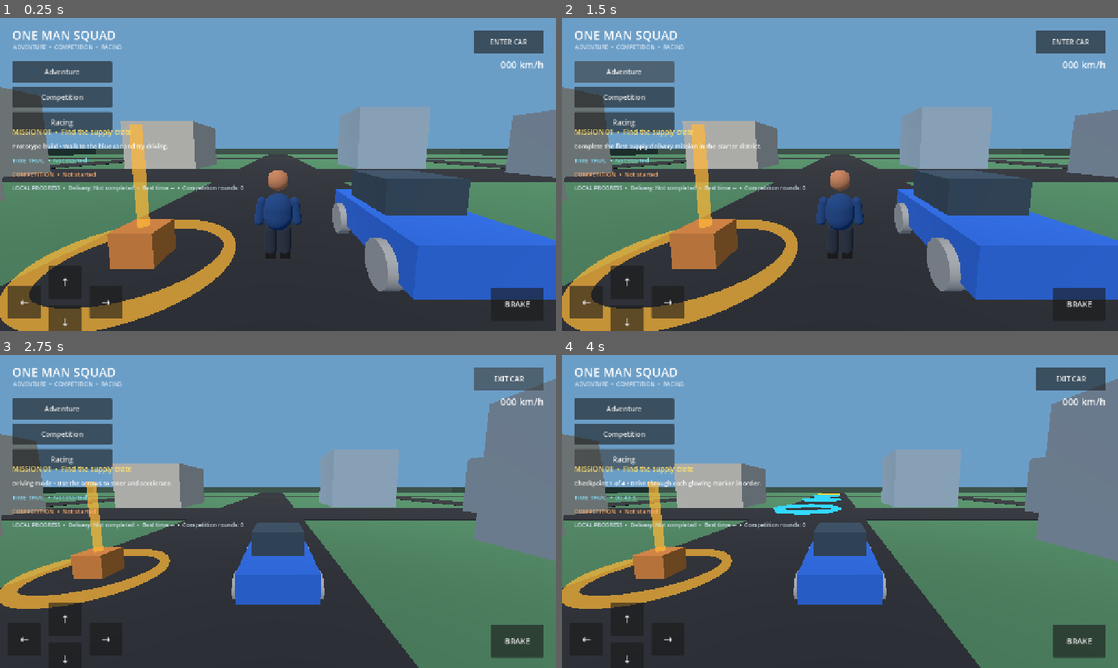
Above: before the commit, frames 1-4 (two rows, left to right).
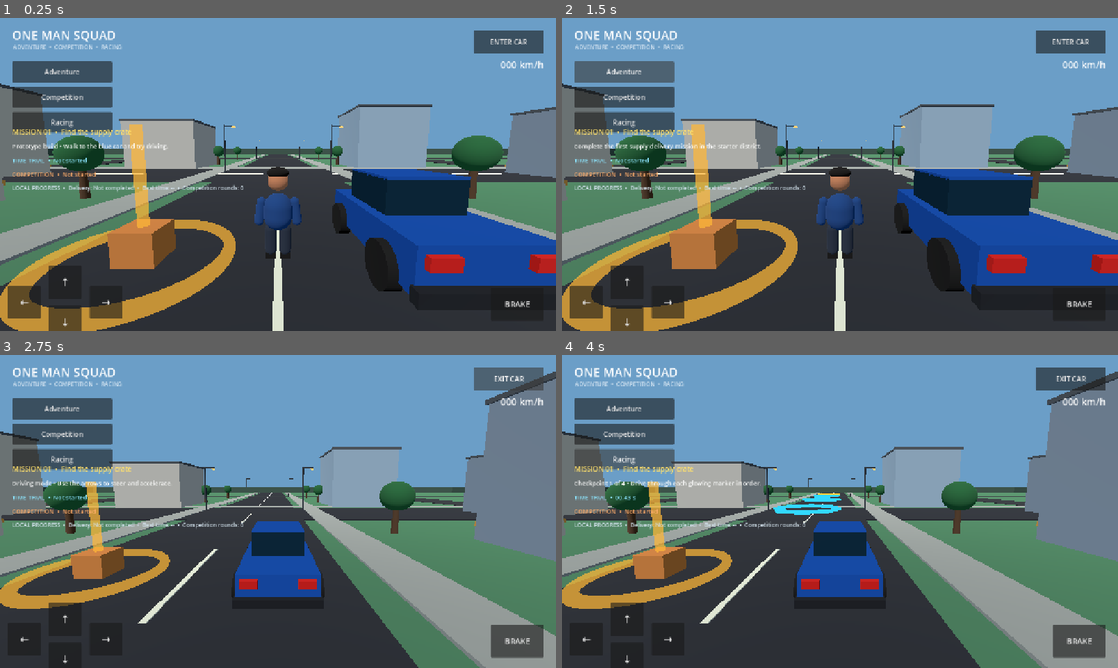
Above: after the commit, the same moments.

Repository: newgenerationnetwork617-ops/one-man-squad
Game: Godot game, scene res://scenes/main.tscn
Same seed, same stepped clock (60 frames per second), same inputs: the game is played once before the commit and once after it.
Inputs:
- Up to frame 1 (0.25 s): no input
- Up to frame 2 (1.5 s): click "Adventure" at 0.5 s; click "Adventure" at 1.25 s
- Up to frame 3 (2.75 s): click "ENTER CAR" at 2 s
- Up to frame 4 (4 s): click "Competition" at 2.75 s; click "Racing" at 3.5 s

The runs differ from the first frame. In frame 1, 18% of the frame differs, in the area x 0-100%, y 20-100%; in frame 2, 18%; in frame 3, 14%; in frame 4, 14%.

Commit message:
Expand character, vehicle, and starter district visuals
Add lightweight character and vehicle animation, improve vehicle detailing, enrich the starter district, and extend gameplay checks.

Diff:
--- a/scenes/player.tscn
+++ b/scenes/player.tscn
@@ -1,7 +1,5 @@
-[gd_scene load_steps=12 format=3]
-
+[gd_scene load_steps=16 format=3]
 [ext_resource type="Script" path="res://scripts/player_controller.gd" id="1"]
-
 [sub_resource type="CapsuleShape3D" id="CapsuleShape_player"]
 radius = 0.34
 height = 1.75
@@ -27,7 +25,16 @@
 height = 0.72
 [sub_resource type="BoxMesh" id="Foot"]
 size = Vector3(0.24, 0.13, 0.36)
-
+[sub_resource type="StandardMaterial3D" id="HairMaterial"]
+albedo_color = Color(0.045, 0.035, 0.03, 1)
+[sub_resource type="SphereMesh" id="HairMesh"]
+radius = 0.245
+height = 0.49
+[sub_resource type="StandardMaterial3D" id="EyeMaterial"]
+albedo_color = Color(0.025, 0.02, 0.018, 1)
+[sub_resource type="SphereMesh" id="EyeMesh"]
+radius = 0.035
+height = 0.07
 [node name="Player" type="CharacterBody3D"]
 script = ExtResource("1")
 floor_snap_length = 0.3
@@ -42,6 +49,19 @@
 position = Vector3(0, 1.82, 0)
 mesh = SubResource("Head")
 surface_material_override/0 = SubResource("Skin")
+[node name="Hair" type="MeshInstance3D" parent="."]
+position = Vector3(0, 1.99, 0.015)
+scale = Vector3(1.0, 0.48, 1.0)
+mesh = SubResource("HairMesh")
+surface_material_override/0 = SubResource("HairMaterial")
+[node name="LeftEye" type="MeshInstance3D" parent="."]
+position = Vector3(-0.075, 1.85, -0.205)
+mesh = SubResource("EyeMesh")
+surface_material_override/0 = SubResource("EyeMaterial")
+[node name="RightEye" type="MeshInstance3D" parent="."]
+position = Vector3(0.075, 1.85, -0.205)
+mesh = SubResource("EyeMesh")
+surface_material_override/0 = SubResource("EyeMaterial")
 [node name="LeftArm" type="MeshInstance3D" parent="."]
 position = Vector3(-0.39, 1.13, 0)
 rotation = Vector3(0, 0, -0.12)
--- a/scenes/starter_car.tscn
+++ b/scenes/starter_car.tscn
@@ -1,69 +1,109 @@
-[gd_scene load_steps=8 format=3]
-
+[gd_scene load_steps=15 format=3]
 [ext_resource type="Script" path="res://scripts/vehicle_controller.gd" id="1"]
-
 [sub_resource type="BoxShape3D" id="BoxShape_vehicle"]
 size = Vector3(2.0, 0.9, 3.8)
-
 [sub_resource type="BoxMesh" id="BoxMesh_body"]
 size = Vector3(2.0, 0.75, 3.8)
-
 [sub_resource type="BoxMesh" id="BoxMesh_cabin"]
 size = Vector3(1.55, 0.8, 1.8)
-
 [sub_resource type="CylinderMesh" id="CylinderMesh_wheel"]
 top_radius = 0.42
 bottom_radius = 0.42
 height = 0.28
-radial_segments = 12
-
+radial_segments = 16
 [sub_resource type="StandardMaterial3D" id="Material_body"]
 albedo_color = Color(0.12, 0.34, 0.72, 1)
-
+metallic = 0.42
+roughness = 0.34
 [sub_resource type="StandardMaterial3D" id="Material_glass"]
-albedo_color = Color(0.16, 0.23, 0.29, 1)
-
+albedo_color = Color(0.07, 0.16, 0.22, 1)
+metallic = 0.18
+roughness = 0.22
+[sub_resource type="StandardMaterial3D" id="Material_tire"]
+albedo_color = Color(0.025, 0.028, 0.032, 1)
+roughness = 0.92
+[sub_resource type="StandardMaterial3D" id="Material_trim"]
+albedo_color = Color(0.12, 0.13, 0.15, 1)
+metallic = 0.5
+[sub_resource type="StandardMaterial3D" id="Material_headlight"]
+albedo_color = Color(0.95, 0.91, 0.72, 1)
+[sub_resource type="StandardMaterial3D" id="Material_taillight"]
+albedo_color = Color(0.72, 0.055, 0.035, 1)
+[sub_resource type="BoxMesh" id="BoxMesh_bumper"]
+size = Vector3(2.08, 0.22, 0.18)
+[sub_resource type="BoxMesh" id="BoxMesh_trim"]
+size = Vector3(0.9, 0.2, 0.08)
+[sub_resource type="BoxMesh" id="BoxMesh_lamp"]
+size = Vector3(0.42, 0.2, 0.12)
 [node name="StarterCar" type="CharacterBody3D"]
 script = ExtResource("1")
 floor_snap_length = 0.3
-
 [node name="CollisionShape3D" type="CollisionShape3D" parent="."]
 position = Vector3(0, 0.7, 0)
 shape = SubResource("BoxShape_vehicle")
-
 [node name="Body" type="MeshInstance3D" parent="."]
 position = Vector3(0, 0.72, 0)
 mesh = SubResource("BoxMesh_body")
 surface_material_override/0 = SubResource("Material_body")
-
 [node name="Cabin" type="MeshInstance3D" parent="."]
 position = Vector3(0, 1.38, -0.25)
 mesh = SubResource("BoxMesh_cabin")
 surface_material_override/0 = SubResource("Material_glass")
-
+[node name="Roof" type="MeshInstance3D" parent="."]
+position = Vector3(0, 1.79, -0.25)
+mesh = SubResource("BoxMesh_cabin")
+scale = Vector3(1.0, 0.08, 1.0)
+surface_material_override/0 = SubResource("Material_body")
+[node name="FrontBumper" type="MeshInstance3D" parent="."]
+position = Vector3(0, 0.43, -1.96)
+mesh = SubResource("BoxMesh_bumper")
+surface_material_override/0 = SubResource("Material_trim")
+[node name="RearBumper" type="MeshInstance3D" parent="."]
+position = Vector3(0, 0.43, 1.96)
+mesh = SubResource("BoxMesh_bumper")
+surface_material_override/0 = SubResource("Material_trim")
+[node name="FrontGrille" type="MeshInstance3D" parent="."]
+position = Vector3(0, 0.75, -1.94)
+mesh = SubResource("BoxMesh_trim")
+surface_material_override/0 = SubResource("Material_trim")
+[node name="HeadlightLeft" type="MeshInstance3D" parent="."]
+position = Vector3(-0.68, 0.88, -1.94)
+mesh = SubResource("BoxMesh_lamp")
+surface_material_override/0 = SubResource("Material_headlight")
+[node name="HeadlightRight" type="MeshInstance3D" parent="."]
+position = Vector3(0.68, 0.88, -1.94)
+mesh = SubResource("BoxMesh_lamp")
+surface_material_override/0 = SubResource("Material_headlight")
+[node name="TaillightLeft" type="MeshInstance3D" parent="."]
+position = Vector3(-0.68, 0.88, 1.94)
+mesh = SubResource("BoxMesh_lamp")
+surface_material_override/0 = SubResource("Material_taillight")
+[node name="TaillightRight" type="MeshInstance3D" parent="."]
+position = Vector3(0.68, 0.88, 1.94)
+mesh = SubResource("BoxMesh_lamp")
+surface_material_override/0 = SubResource("Material_taillight")
 [node name="WheelFrontLeft" type="MeshInstance3D" parent="."]
 position = Vector3(-1.02, 0.42, -1.15)
 rotation = Vector3(0, 0, 1.5708)
 mesh = SubResource("CylinderMesh_wheel")
-
+surface_material_override/0 = SubResource("Material_tire")
 [node name="WheelFrontRight" type="MeshInstance3D" parent="."]
 position = Vector3(1.02, 0.42, -1.15)
 rotation = Vector3(0, 0, 1.5708)
 mesh = SubResource("CylinderMesh_wheel")
-
+surface_material_override/0 = SubResource("Material_tire")
 [node name="WheelRearLeft" type="MeshInstance3D" parent="."]
 position = Vector3(-1.02, 0.42, 1.15)
 rotation = Vector3(0, 0, 1.5708)
 mesh = SubResource("CylinderMesh_wheel")
-
+surface_material_override/0 = SubResource("Material_tire")
 [node name="WheelRearRight" type="MeshInstance3D" parent="."]
 position = Vector3(1.02, 0.42, 1.15)
 rotation = Vector3(0, 0, 1.5708)
 mesh = SubResource("CylinderMesh_wheel")
-
+surface_material_override/0 = SubResource("Material_tire")
 [node name="CameraPivot" type="Node3D" parent="."]
 position = Vector3(0, 2.0, 0)
-
 [node name="Camera3D" type="Camera3D" parent="CameraPivot"]
 position = Vector3(0, 1.1, 6.4)
 rotation = Vector3(-0.12, 0, 0)
--- a/scripts/main.gd
+++ b/scripts/main.gd
@@ -133,6 +133,89 @@
 		var height := building_positions[index].y * 2.0
 		_add_box(self, "DistrictBuilding_%02d" % index, building_positions[index],
 			Vector3(9, height, 9), building_colors[index % building_colors.size()], true)
+	_build_street_details()
+
+func _add_tree(tree_position: Vector3, scale_factor: float = 1.0) -> void:
+	var trunk := MeshInstance3D.new()
+	var trunk_mesh := CylinderMesh.new()
+	trunk_mesh.top_radius = 0.16 * scale_factor
+	trunk_mesh.bottom_radius = 0.24 * scale_factor
+	trunk_mesh.height = 2.2 * scale_factor
+	trunk.mesh = trunk_mesh
+	trunk.material_override = _material(Color(0.28, 0.19, 0.12))
+	trunk.position = tree_position + Vector3(0, 1.1 * scale_factor, 0)
+	add_child(trunk)
+
+	var canopy := MeshInstance3D.new()
+	var canopy_mesh := SphereMesh.new()
+	canopy_mesh.radius = 1.05 * scale_factor
+	canopy_mesh.height = 2.0 * scale_factor
+	canopy.mesh = canopy_mesh
+	canopy.material_override = _material(Color(0.12, 0.34, 0.18))
+	canopy.position = tree_position + Vector3(0, 2.55 * scale_factor, 0)
+	add_child(canopy)
+
+func _add_streetlight(light_position: Vector3) -> void:
+	var pole := MeshInstance3D.new()
+	var pole_mesh := CylinderMesh.new()
+	pole_mesh.top_radius = 0.07
+	pole_mesh.bottom_radius = 0.1
+	pole_mesh.height = 5.2
+	pole.mesh = pole_mesh
+	pole.material_override = _material(Color(0.16, 0.18, 0.2))
+	pole.position = light_position + Vector3(0, 2.6, 0)
+	add_child(pole)
+	_add_box(self, "StreetlightArm", light_position + Vector3(0.55, 5.05, 0), Vector3(1.15, 0.09, 0.09), Color(0.16, 0.18, 0.2))
+	var lamp := MeshInstance3D.new()
+	var lamp_mesh := SphereMesh.new()
+	lamp_mesh.radius = 0.19
+	lamp_mesh.height = 0.22
+	lamp.mesh = lamp_mesh
+	var lamp_material := _material(Color(1.0, 0.83, 0.48))
+	lamp_material.shading_mode = BaseMaterial3D.SHADING_MODE_UNSHADED
+	lamp.material_override = lamp_material
+	lamp.position = light_position + Vector3(1.02, 4.92, 0)
+	add_child(lamp)
+
+func _build_street_details() -> void:
+	var road_paint := Color(0.82, 0.82, 0.72)
+	var curb_color := Color(0.48, 0.5, 0.48)
+	# Painted centre dashes and road-edge lines.
+	for z in range(-88, 89, 12):
+		_add_box(self, "MainRoadDash", Vector3(0, 0.055, float(z)), Vector3(0.16, 0.025, 5.0), road_paint)
+		_add_box(self, "CrossRoadDash", Vector3(float(z), 0.055, -8), Vector3(5.0, 0.025, 0.16), road_paint)
+	for z in [-88.0, 88.0]:
+		_add_box(self, "MainRoadEdge", Vector3(-4.55, 0.055, z), Vector3(0.12, 0.025, 18.0), curb_color)
+		_add_box(self, "MainRoadEdge", Vector3(4.55, 0.055, z), Vector3(0.12, 0.025, 18.0), curb_color)
+	# Low-cost sidewalks and landscaped verges around the starter blocks.
+	for side in [-1.0, 1.0]:
+		_add_box(self, "MainSidewalk", Vector3(side * 7.0, 0.02, 0), Vector3(2.0, 0.12, 190.0), Color(0.52, 0.53, 0.5))
+		_add_box(self, "CrossSidewalk", Vector3(0, 0.02, -15.0), Vector3(190.0, 0.12, 2.0), Color(0.52, 0.53, 0.5))
+	# Facade windows, roof trims and storefront bands.
+	var facade_positions: Array[Vector3] = [
+		Vector3(-15, 3, -18), Vector3(15, 4, -19),
+		Vector3(-18, 2.5, 7), Vector3(18, 3.5, 8),
+		Vector3(-15, 3, 24), Vector3(15, 2.5, 25),
+		Vector3(-29, 4, -5), Vector3(29, 3, -5)
+	]
+	var glass := Color(0.12, 0.25, 0.34)
+	for index in range(facade_positions.size()):
+		var building_position: Vector3 = facade_positions[index]
+		var height := building_position.y * 2.0
+		for floor_index in range(maxi(1, int(height / 2.5))):
+			for window_index in range(2):
+				var window_x := building_position.x + (float(window_index) - 0.5) * 3.2
+				var window_y := 1.2 + float(floor_index) * 2.35
+				_add_box(self, "FacadeWindow", Vector3(window_x, window_y, building_position.z - 4.56), Vector3(1.25, 0.9, 0.08), glass)
+		_add_box(self, "RoofTrim", Vector3(building_position.x, height + 0.12, building_position.z), Vector3(9.25, 0.24, 9.25), Color(0.28, 0.3, 0.31))
+		_add_box(self, "StorefrontBand", Vector3(building_position.x, 0.85, building_position.z - 4.62), Vector3(8.8, 0.28, 0.12), Color(0.78, 0.55, 0.24))
+	# Trees and lights are placed away from the road lanes.
+	for z in [-38.0, -22.0, 2.0, 20.0, 38.0, 62.0]:
+		_add_tree(Vector3(-10.0, 0.0, z), 0.9)
+		_add_tree(Vector3(10.0, 0.0, z), 0.9)
+	for z in [-42.0, -10.0, 22.0, 54.0]:
+		_add_streetlight(Vector3(-5.8, 0.0, z))
+		_add_streetlight(Vector3(5.8, 0.0, z))
 
 func _spawn_player() -> void:
 	player = PLAYER_SCENE.instantiate() as CharacterBody3D
--- a/scripts/player_controller.gd
+++ b/scripts/player_controller.gd
@@ -1,5 +1,5 @@
 extends CharacterBody3D
-## Camera-relative mobile character controller. Camera drags are read before UI controls.
+## Camera-relative mobile character controller with lightweight procedural walk animation.
 @export var move_speed: float = 5.2
 @export var acceleration: float = 20.0
 @export var gravity: float = 18.0
@@ -7,6 +7,19 @@
 @export var min_look_angle: float = -0.48
 @export var max_look_angle: float = 0.24
 @onready var camera_pivot: Node3D = $CameraPivot
+var left_arm: Node3D
+var right_arm: Node3D
+var left_leg: Node3D
+var right_leg: Node3D
+var torso: Node3D
+var animation_clock := 0.0
+
+func _ready() -> void:
+	left_arm = get_node_or_null("LeftArm")
+	right_arm = get_node_or_null("RightArm")
+	left_leg = get_node_or_null("LeftLeg")
+	right_leg = get_node_or_null("RightLeg")
+	torso = get_node_or_null("Torso")
 
 func _input(event: InputEvent) -> void:
 	var width := get_viewport().get_visible_rect().size.x
@@ -43,3 +56,20 @@
 	else:
 		velocity.y = 0.0
 	move_and_slide()
+	_animate_character(delta)
+
+func _animate_character(delta: float) -> void:
+	var horizontal_speed := Vector2(velocity.x, velocity.z).length()
+	var moving := horizontal_speed > 0.25 and is_on_floor()
+	animation_clock += delta * (8.0 if moving else 2.0)
+	var stride := sin(animation_clock) * (0.48 if moving else 0.025)
+	if is_instance_valid(left_leg):
+		left_leg.rotation.x = stride
+	if is_instance_valid(right_leg):
+		right_leg.rotation.x = -stride
+	if is_instance_valid(left_arm):
+		left_arm.rotation.x = -stride * 0.72
+	if is_instance_valid(right_arm):
+		right_arm.rotation.x = stride * 0.72
+	if is_instance_valid(torso):
+		torso.position.y = 1.12 + (absf(sin(animation_clock * 2.0)) * 0.025 if moving else sin(animation_clock) * 0.008)
--- a/scripts/vehicle_controller.gd
+++ b/scripts/vehicle_controller.gd
@@ -1,5 +1,5 @@
 extends CharacterBody3D
-## Lightweight arcade vehicle controller with a separate right-side camera drag zone.
+## Lightweight arcade vehicle controller with wheel animation and camera drag.
 @export var acceleration: float = 10.0
 @export var reverse_acceleration: float = 6.0
 @export var max_speed: float = 17.0
@@ -10,6 +10,13 @@
 @export var look_sensitivity: float = 0.006
 @onready var camera_pivot: Node3D = $CameraPivot
 var current_speed: float = 0.0
+var wheel_nodes: Array[Node3D] = []
+
+func _ready() -> void:
+	for wheel_path in ["WheelFrontLeft", "WheelFrontRight", "WheelRearLeft", "WheelRearRight"]:
+		var wheel := get_node_or_null(wheel_path) as Node3D
+		if wheel != null:
+			wheel_nodes.append(wheel)
 
 func _input(event: InputEvent) -> void:
 	var width := get_viewport().get_visible_rect().size.x
@@ -48,3 +55,11 @@
 	move_and_slide()
 	if is_on_wall():
 		current_speed *= 0.35
+	_animate_wheels(delta, input_vector.x)
+
+func _animate_wheels(delta: float, steering_input: float) -> void:
+	for index in range(wheel_nodes.size()):
+		var wheel := wheel_nodes[index]
+		wheel.rotate_object_local(Vector3.RIGHT, current_speed * delta / 0.42)
+		if index < 2:
+			wheel.rotation.y = steering_input * 0.22
--- a/tests/gameplay_smoke_test.gd
+++ b/tests/gameplay_smoke_test.gd
@@ -31,6 +31,10 @@
 
 	_check(game.get("player") is CharacterBody3D, "The player should spawn.")
 	_check(game.get("vehicle") is CharacterBody3D, "The starter vehicle should spawn.")
+	_check(game.get("player").get_node_or_null("Hair") != null and game.get("player").get_node_or_null("LeftEye") != null, "The upgraded player should include face and hair details.")
+	_check(game.get("vehicle").get_node_or_null("HeadlightLeft") != null and game.get("vehicle").get_node_or_null("FrontBumper") != null, "The upgraded vehicle should include front-end details.")
+	_check(game.get("vehicle").get("wheel_nodes").size() == 4, "The vehicle controller should register all four animated wheels.")
+	_check(game.get_child_count() > 40, "The starter district should include additional streetscape details.")
 	_check(game.get("player").get_node_or_null("Head") != null and game.get("player").get_node_or_null("Torso") != null, "The player should use a humanoid blockout rather than a capsule-only placeholder.")
 	game.get("player").global_position.y = -5.0
 	game.call("_recover_if_out_of_bounds")
Not shown, changed: docs/ANDROID_TEST_CHECKLIST.md
Not shown, changed: docs/DEVELOPMENT_STATUS.md
